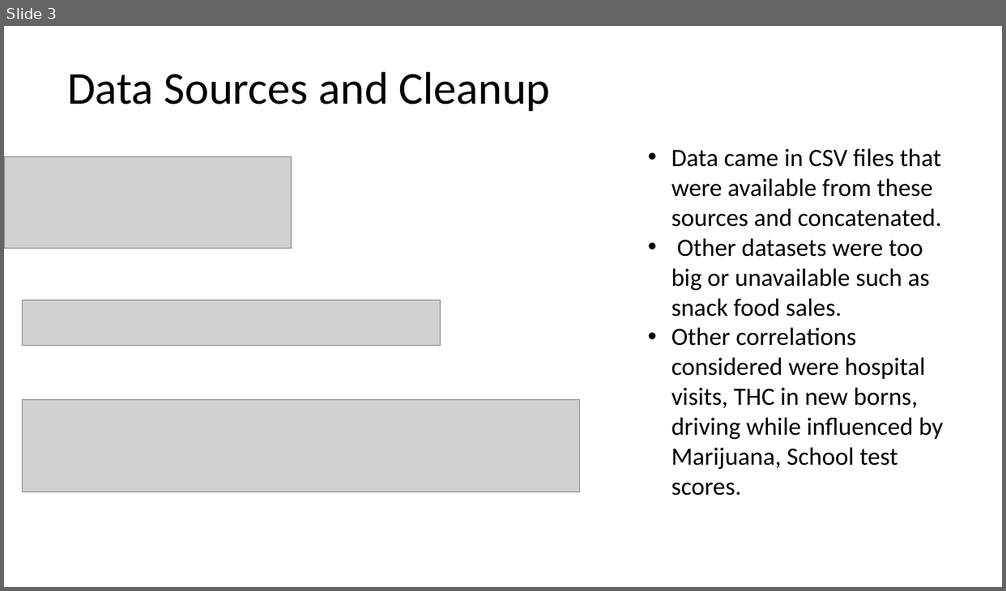
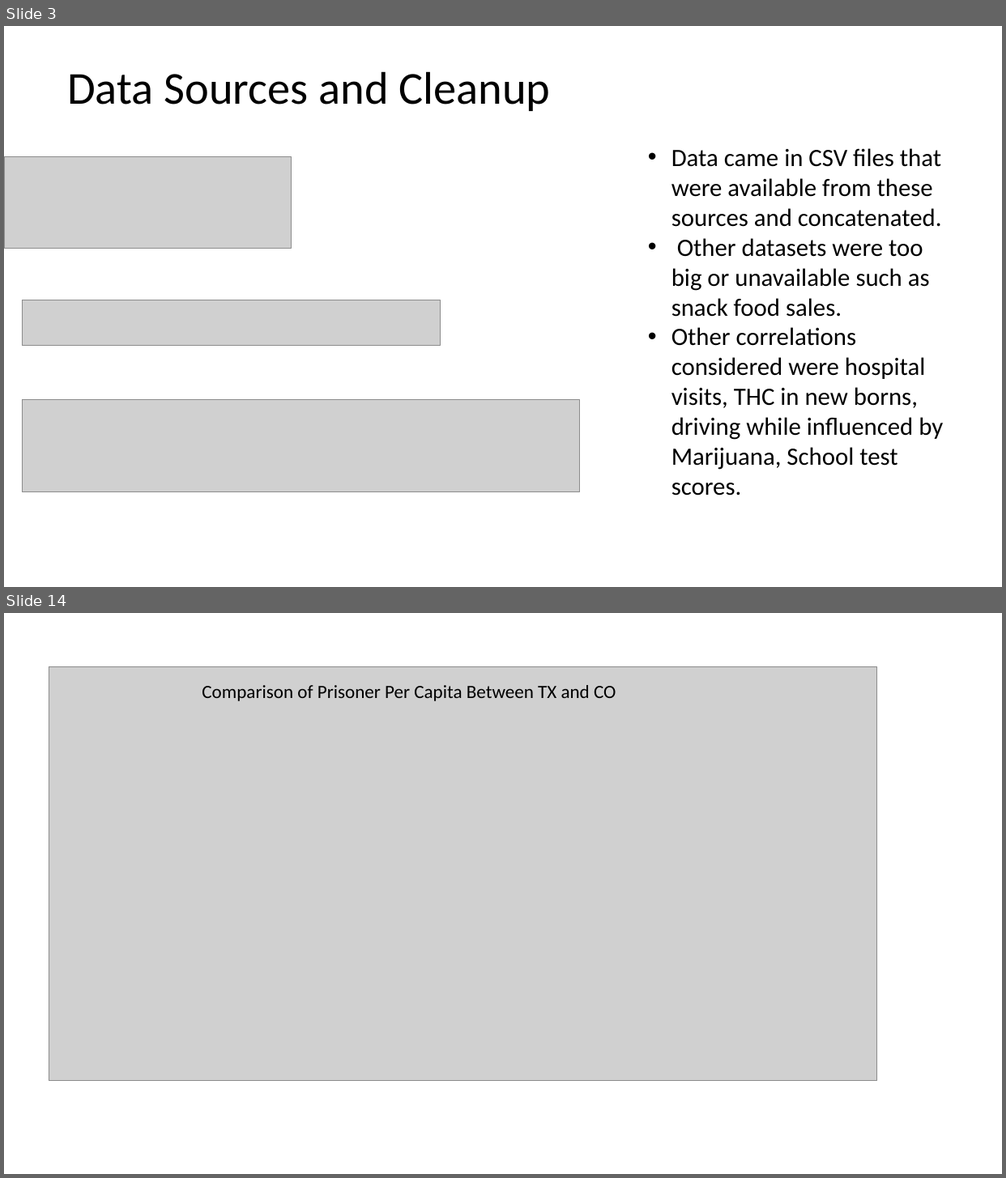
Before and after one commit to zdsteele/Project_1, a slide deck: Outline.pptx. Shown one above the other, each under a label of ours: slide 3 before the commit, slides 3 and 14 after it; the slides between them are not shown. The pictures are 1006x591 and 1006x1178 pixels, drawn with LibreOffice and Linux fonts; fonts in the diff are those of the drawing; grey boxes stand for pictures. Boxes give left, top, right and bottom in pixels: in the first picture for what was removed or moved away, otherwise in the second. Text is boxed around its words. In the diff, an @@ line names an element or a change of style, - is before the commit and + after.

```diff
--- a/Outline.pptx
+++ b/Outline.pptx
@@ slide 14 added at [4, 613, 1002, 1174], background #FFFFFF @@
@@ picture added at [49, 666, 878, 1081] @@
@@ text added at [202, 685, 616, 701], 18 pt, text #000000 @@
+Comparison of Prisoner Per Capita Between TX and CO
```
Also in this commit, not shown: 1 slide changed, 1 other slide added, 2 slides removed, 5 other files.
